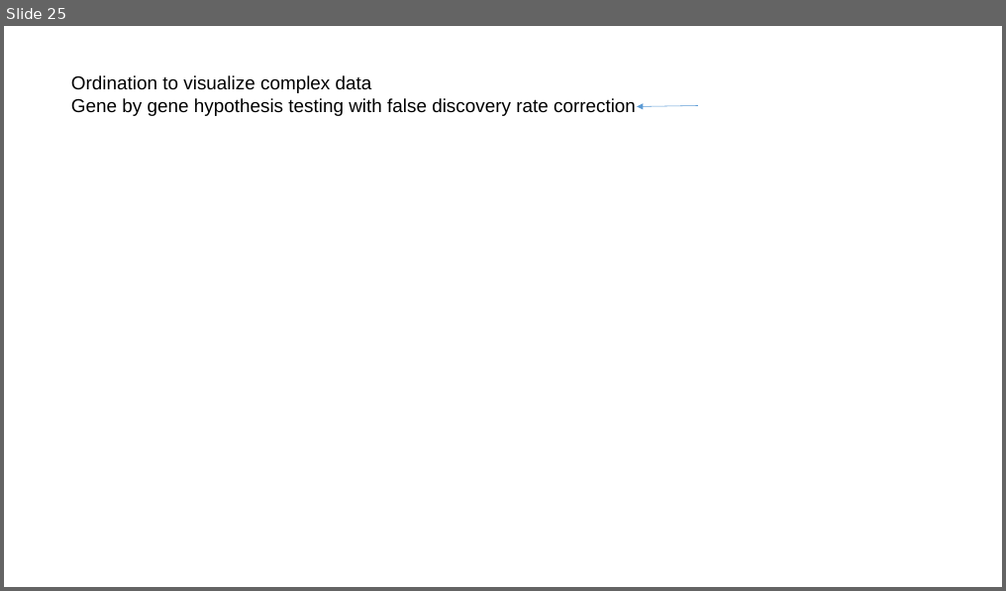
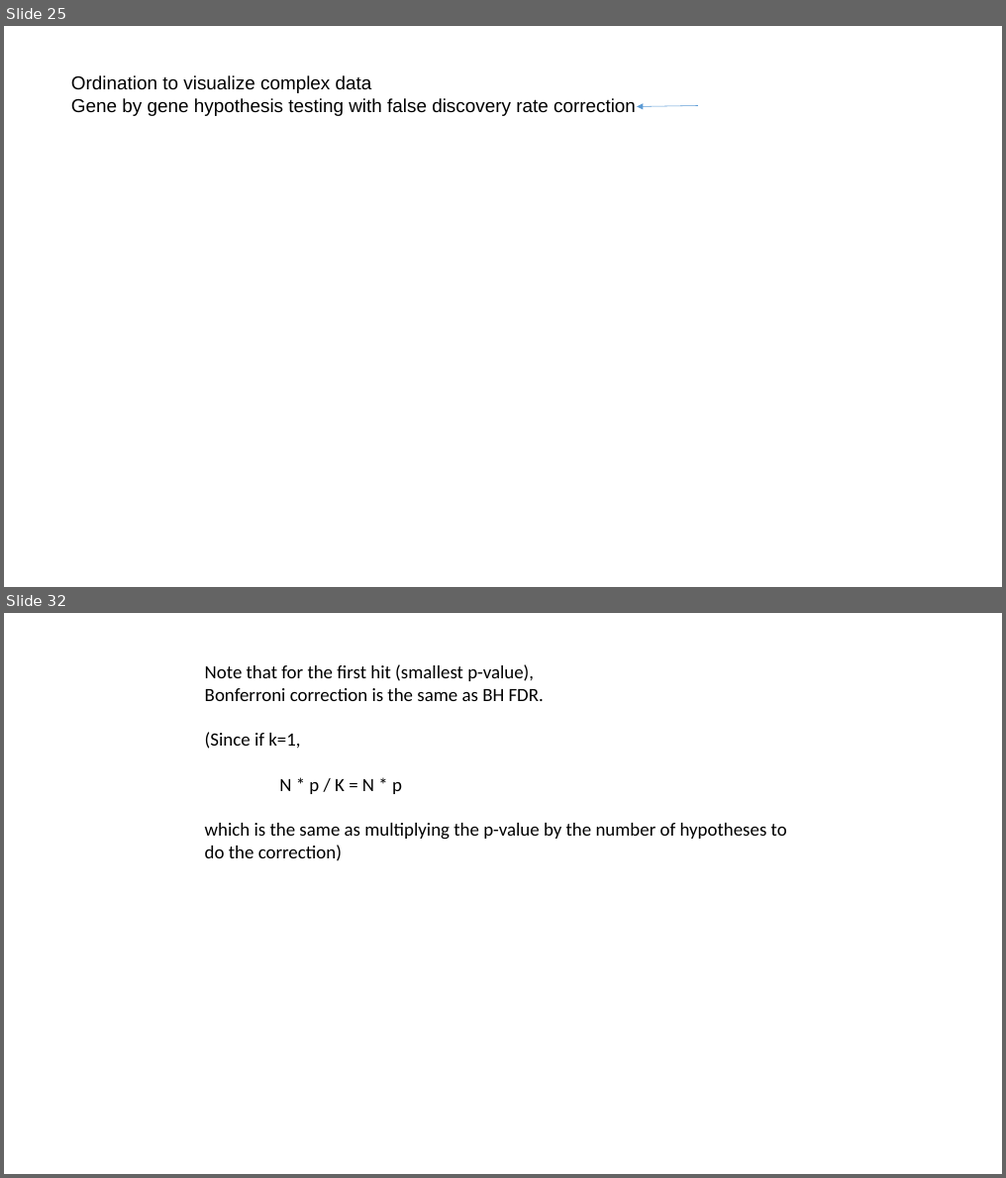
Before and after one commit to afodor/afodor.github.io, a slide deck: classes/ChapelHill2016/ChapelHillWorkshop_Fodor.pptx. Shown one above the other, each under a label of ours: slide 25 before the commit, slides 25 and 32 after it; the slides between them are not shown. The pictures are 1006x591 and 1006x1178 pixels, drawn with LibreOffice and Linux fonts; fonts in the diff are those of the drawing. Boxes give left, top, right and bottom in pixels: in the first picture for what was removed or moved away, otherwise in the second. Text is boxed around its words. In the diff, an @@ line names an element or a change of style, - is before the commit and + after.

Commit message:
update talk with FDR.  Getting ready for first set of t-tests

```diff
--- a/classes/ChapelHill2016/ChapelHillWorkshop_Fodor.pptx
+++ b/classes/ChapelHill2016/ChapelHillWorkshop_Fodor.pptx
@@ slide 32 added at (4, 613, 1002, 1174), background #FFFFFF @@
@@ text added at (205, 664, 787, 861), 18 pt, text #000000 @@
+Note that for the first hit (smallest p-value),
+Bonferroni correction is the same as BH FDR.
+(Since if k=1,
+N * p / K = N * p
+which is the same as multiplying the p-value by the number of hypotheses to
+do the correction)
```
Also in this commit, not shown: 8 other slides added.
